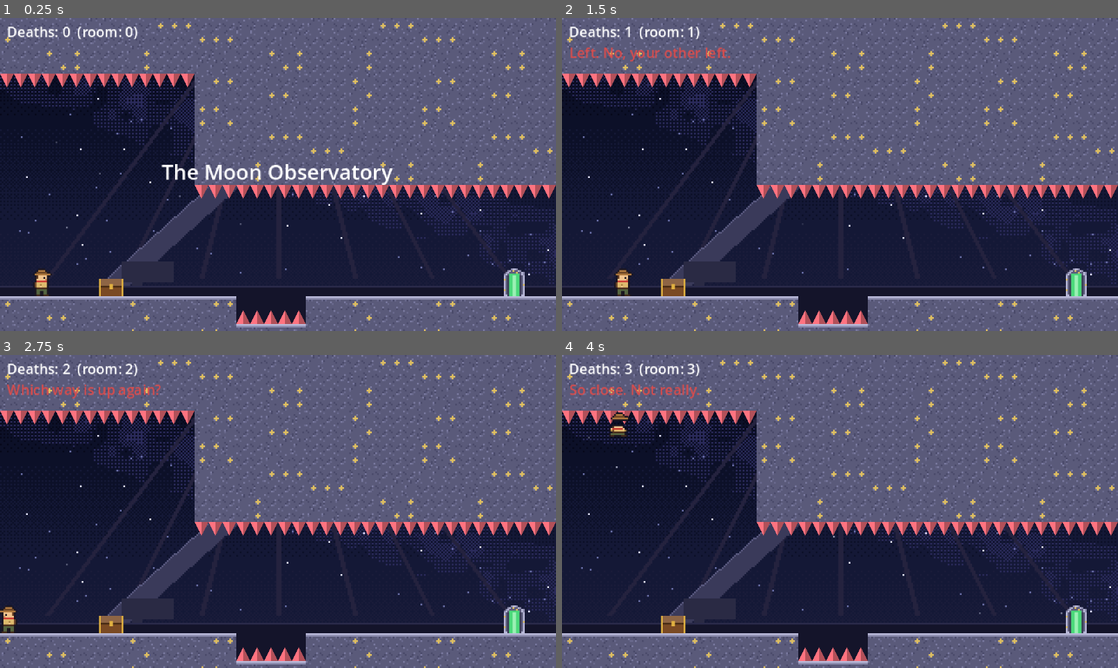
Above: before the commit, frames 1-4 (two rows, left to right).
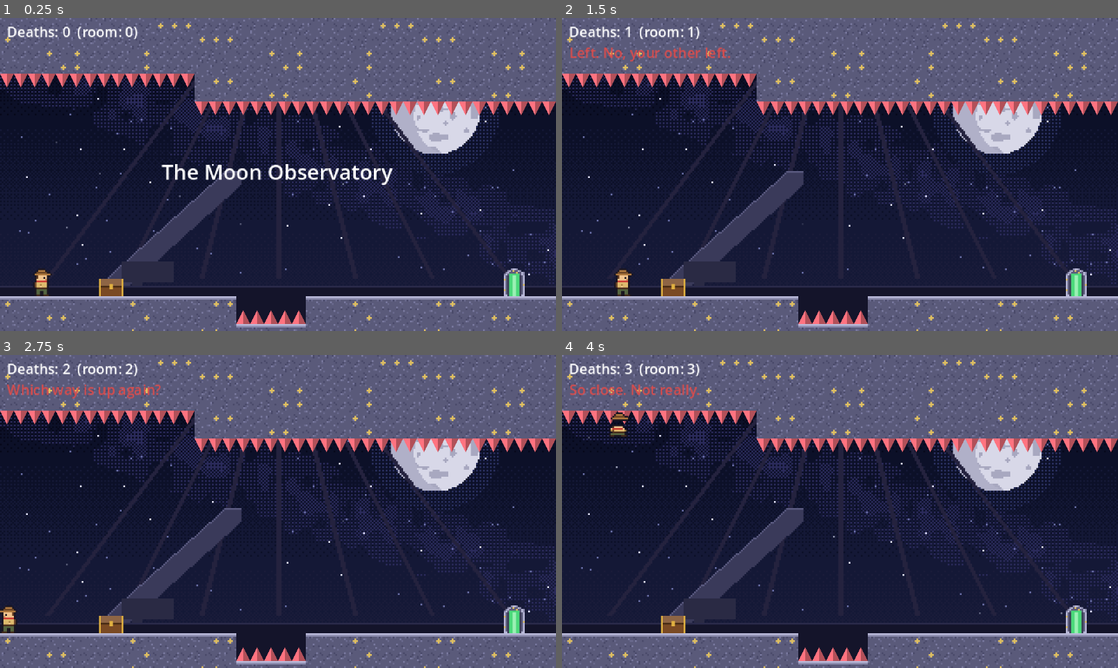
Above: after the commit, the same moments.

Repository: anthony-developer-FS/evil-rage
Game: Godot game, scene res://scenes/rooms/room_57.tscn
Two runs of this game, one before a commit and one after it. Both use one fixed random seed, a clock stepped at 60 frames per second and the inputs below. This scene is started directly instead of the project's main scene. Sound files missing from this copy of the repository are replaced by a short silence.
Inputs (mouse positions are in pixels of both pictures, inside the frame that each line leads up to):
- Up to frame 1 (0.25 s): no input
- Up to frame 2 (1.5 s): tap Enter at 0.5 s; move the mouse to (962, 158) at 0.52 s; hold D (move_right) 0.53-1.25 s; hold Space (jump) 0.53-1.25 s; click (962, 158) at 0.67 s; drag from (728, 190) to (834, 318) at 1.27 s
- Up to frame 3 (2.75 s): tap R (restart) at 2 s; move the mouse to (333, 442) at 2.02 s; hold A (move_left) from 2.03 s (still down); hold Space (jump) from 2.03 s (still down)
- Up to frame 4 (4 s): release A (move_left) at 2.75 s; release Space (jump) at 2.75 s; drag from (812, 574) to (662, 414) at 2.77 s; move the mouse to (1006, 558) at 3.52 s; hold D (move_right) from 3.53 s (still down); hold Space (jump) from 3.53 s (still down)

The runs differ from the first frame. In frame 1, 18% of the frame differs, in the area x 35-100%, y 26-58%; in frame 2, 19%; in frame 3, 19%; in frame 4, 19%.

Commit message:
Raise room 57's low ceiling so a normal moon-boot jump clears the pit
The spikes sat at y 96, so only a jump held for a few frames stayed under
them, which is not something a player can do on purpose. At y 48 any press
up to about 0.2 s clears the pit. The spring boots from the chest still
make everything but a quick tap hit the spikes, so the trap keeps working.

Co-Authored-By: Claude Opus 5.5 (1M context) <noreply@anthropic.com>
Claude-Session: https://claude.ai/code/session_019h8R5y14aoWTewVGEU2ZYi

Diff:
--- a/scenes/rooms/room_57.tscn
+++ b/scenes/rooms/room_57.tscn
@@ -62,10 +62,10 @@
 
 [node name="CeilingLow" parent="." instance=ExtResource("block")]
 position = Vector2(112, -64)
-size = Vector2(208, 160)
+size = Vector2(208, 112)
 
 [node name="CeilingLowSpikes" parent="." instance=ExtResource("hazard")]
-position = Vector2(112, 96)
+position = Vector2(112, 48)
 size = Vector2(208, 8)
 pointing = Vector2(0, 1)
 
--- a/tests/level_test.gd
+++ b/tests/level_test.gd
@@ -322,9 +322,10 @@
 		"naive": [["right", 100], ["jump", 60], ["right", 400]],
 	},
 	"room_57": {
-		# Tap over the chest, tap over the pit.
-		"solve": [["right", 40], ["jump", 1], ["right", 128], ["jump", 4], ["right", 400]],
-		"naive": [["right", 128], ["jump", 4], ["right", 400]],
+		# Skip the chest, then any normal press clears the pit under the ceiling. With
+		# the spring boots on, only the quickest tap stays under the spikes.
+		"solve": [["right", 40], ["jump", 1], ["right", 120], ["jump", 16], ["right", 400]],
+		"naive": [["right", 120], ["jump", 12], ["right", 400]],
 	},
 	"room_58": {
 		"solve": [["right", 104], ["idle", 20], ["jump", 40], ["right", 140], ["right", 400]],
